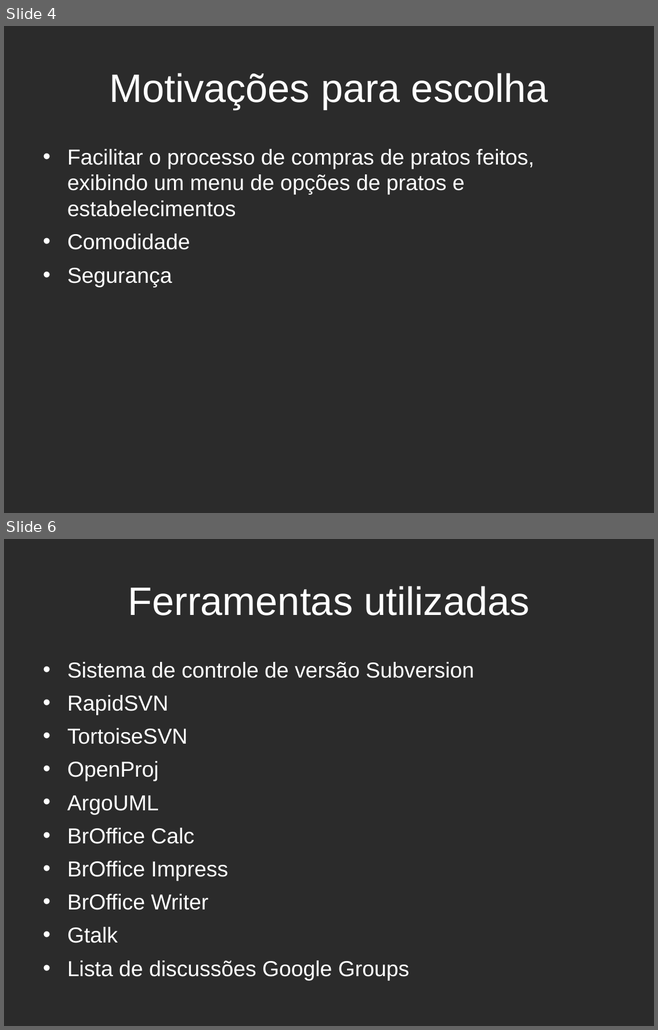
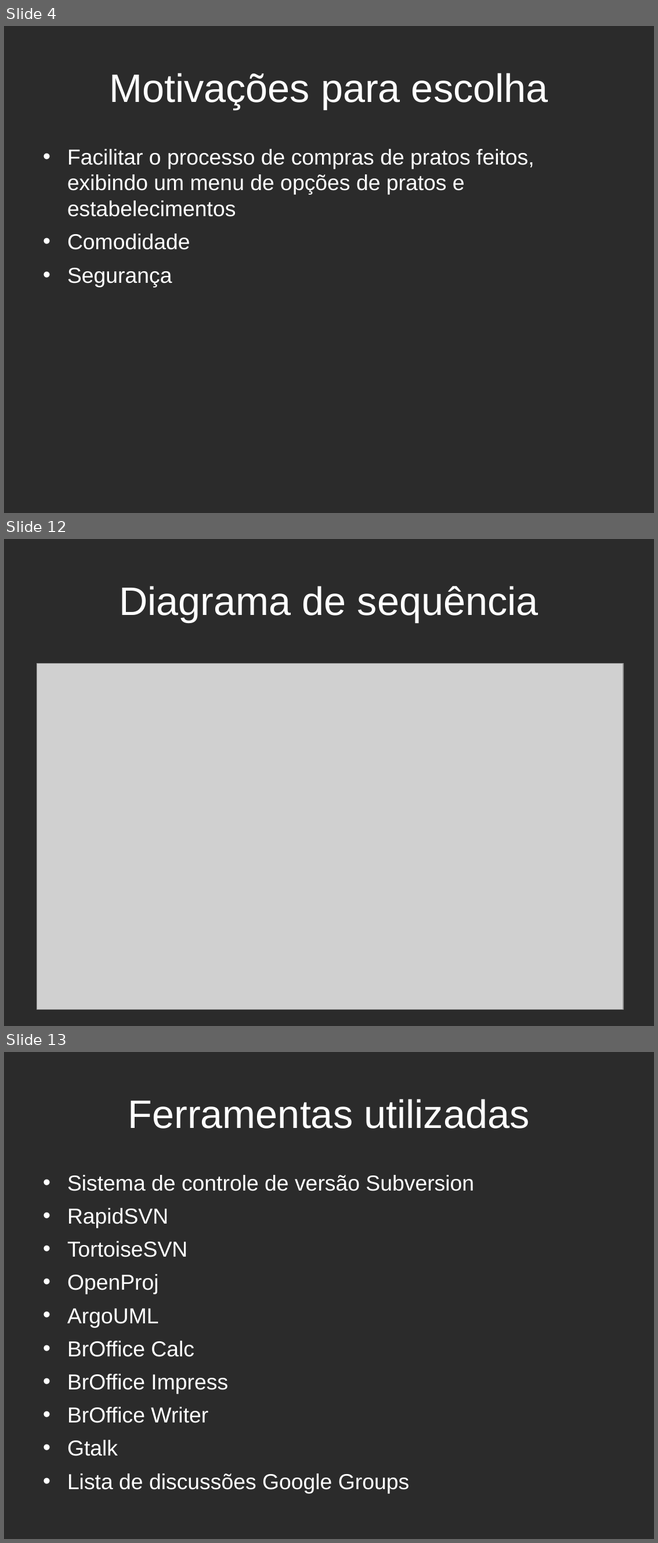
Before and after one commit to Hian-Cintra/fooddeliveryweb, a slide deck: Documentacao/Outros Documentos/Apresentação FoodDeliveryWeb.odp. Shown one above the other, each under a label of ours: slides 4 and 6 before the commit, slides 4, 12 and 13 after it; the slides between them are not shown. The pictures are 658x1030 and 658x1543 pixels, drawn with LibreOffice and Linux fonts; fonts in the diff are those of the drawing; grey boxes stand for pictures; background and template pictures are left out; a plain dark background stands for a picture behind light text. Boxes give left, top, right and bottom in pixels: in the first picture for what was removed or moved away, otherwise in the second. Text is boxed around its words. In the diff, an @@ line names an element or a change of style, - is before the commit and + after.

```diff
--- a/Documentacao/Outros Documentos/Apresentação FoodDeliveryWeb.odp
+++ b/Documentacao/Outros Documentos/Apresentação FoodDeliveryWeb.odp
@@ slide 12 added at [4,539,654,1026], background picture (left out) @@
@@ title added at [119,586,538,622], 44 pt, text #FFFFFF @@
+Diagrama de sequência
@@ picture added at [37,664,623,1010] @@
@@ what was slide 6 is now slide 13 @@
```
Also in this commit, not shown: 2 slides changed, 8 other slides added.
